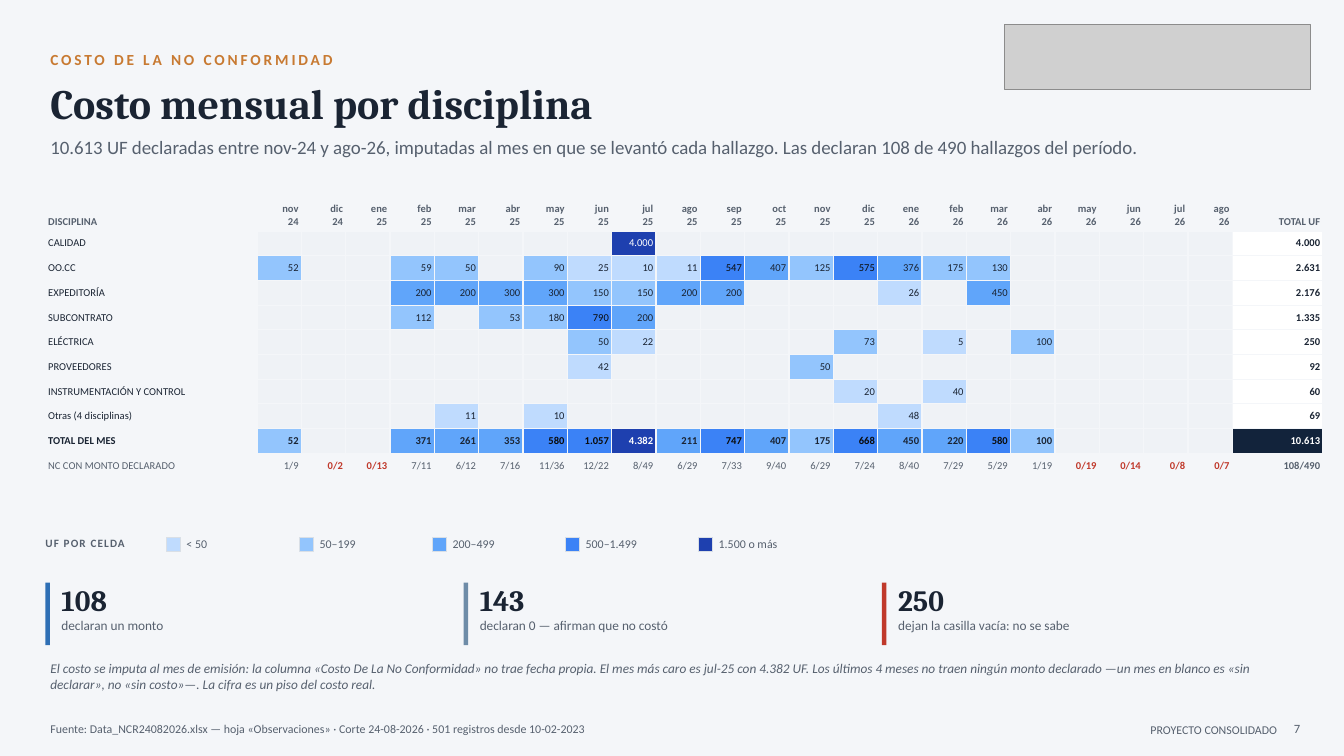
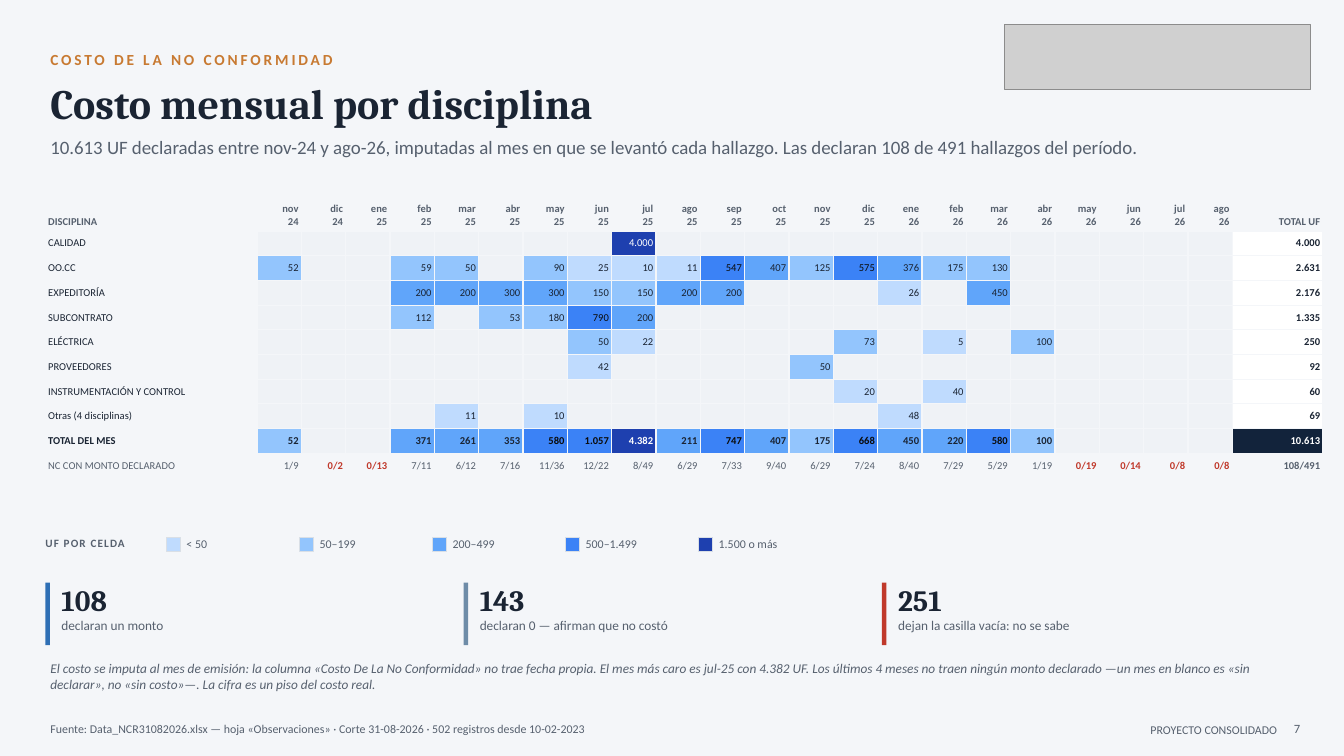
Before and after one commit to tdkvalex/Dashboard-HSEQ, a slide deck: slide 7 of modulo_nc/Panel_No_Conformidades.pptx. Drawn at 1344x756 pixels with LibreOffice and Linux fonts; fonts in the diff are those of the drawing; grey boxes stand for pictures. Boxes give left, top, right and bottom in pixels: in the first picture for what was removed or moved away, otherwise in the second. Text is boxed around its words. In the diff, an @@ line names an element or a change of style, - is before the commit and + after.

```diff
--- a/modulo_nc/Panel_No_Conformidades.pptx
+++ b/modulo_nc/Panel_No_Conformidades.pptx
@@ text at [50, 141, 1137, 157]: text changed @@
-10.613 UF declaradas entre nov-24 y ago-26, imputadas al mes en que se levantó cada hallazgo. Las declaran 108 de 490 hallazgos del período.
+10.613 UF declaradas entre nov-24 y ago-26, imputadas al mes en que se levantó cada hallazgo. Las declaran 108 de 491 hallazgos del período.
@@ table at [45, 200, 1324, 474] @@
-row 11, column 23: 0/7
+row 11, column 23: 0/8
-row 11, column 24: 108/490
+row 11, column 24: 108/491
@@ text at [898, 591, 942, 612]: text changed @@
-250
+251
@@ text at [50, 725, 585, 735]: text changed @@
-Fuente: Data_NCR24082026.xlsx — hoja «Observaciones» · Corte 24-08-2026 · 501 registros desde 10-02-2023
+Fuente: Data_NCR31082026.xlsx — hoja «Observaciones» · Corte 31-08-2026 · 502 registros desde 10-02-2023
```
Also in this commit, not shown: 16 other slides changed, 3 other files.
